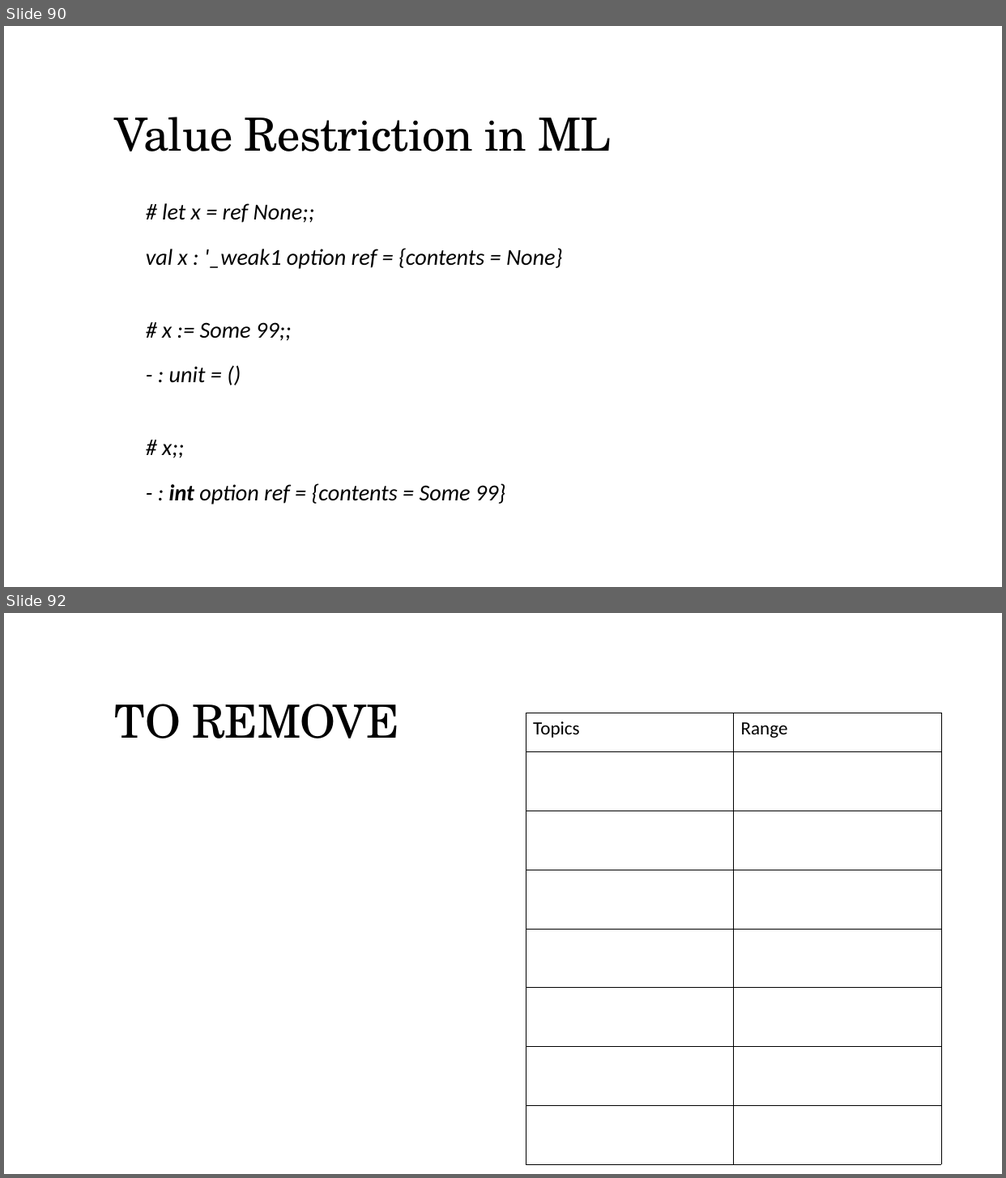
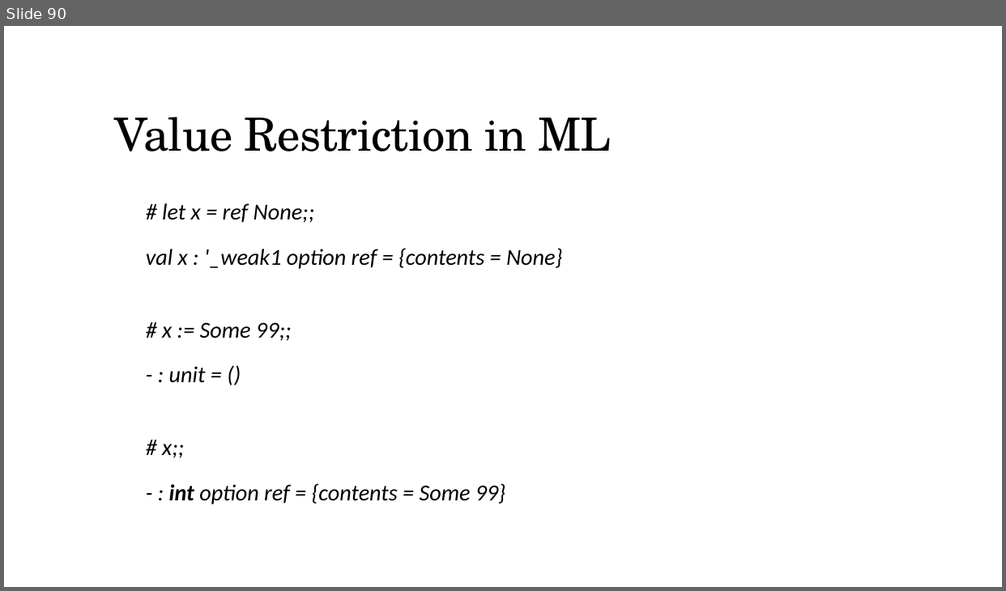
Before and after one commit to O136/Hindley-Milner-type-system, a slide deck: slides/Type Inference.odp. Shown one above the other, each under a label of ours: slides 90 and 92 before the commit, slide 90 after it; the slides between them are not shown. The pictures are 1006x1178 and 1006x591 pixels, drawn with LibreOffice and Linux fonts; fonts in the diff are those of the drawing. Boxes give left, top, right and bottom in pixels: in the first picture for what was removed or moved away, otherwise in the second. Text is boxed around its words. In the diff, an @@ line names an element or a change of style, - is before the commit and + after.

```diff
--- a/slides/Type Inference.odp
+++ b/slides/Type Inference.odp
@@ slide 92 removed at (4, 613, 1002, 1174), background #FFFFFF @@
@@ title removed at (115, 704, 399, 739) @@
-TO REMOVE
@@ table removed at (526, 713, 942, 1165), 8 rows, 2 columns @@
-Topics | Range
- | 
- | 
- | 
- | 
- | 
- | 
- | 
```
Also in this commit, not shown: 3 slides changed, 1 other slide removed.
